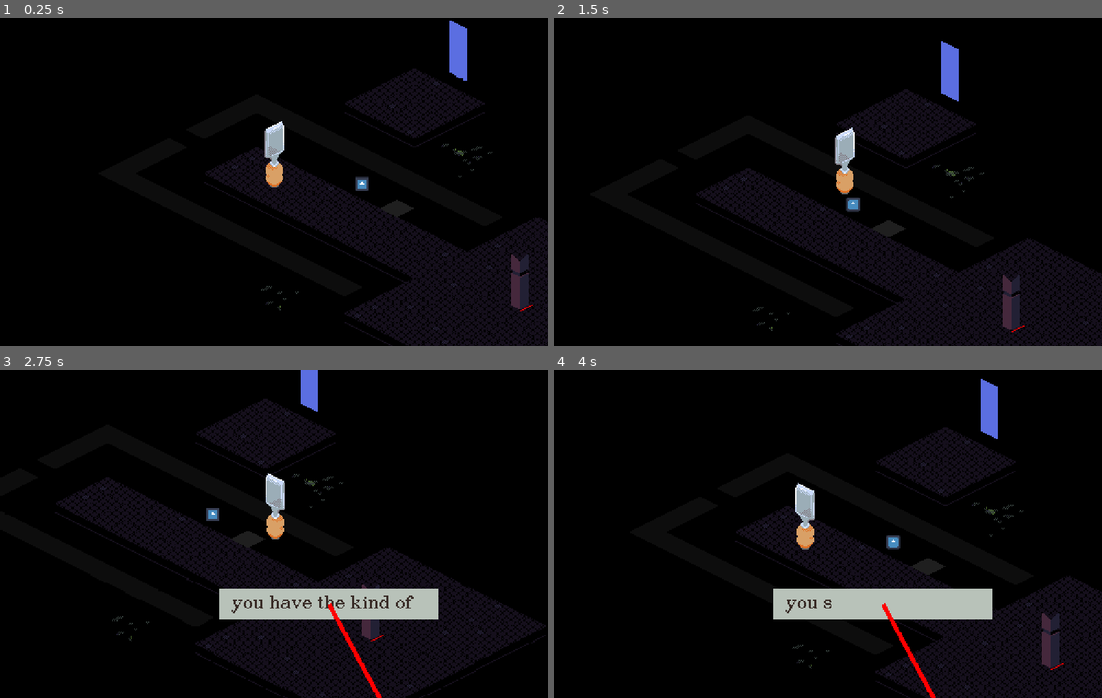
Above: before the commit, frames 1-4 (two rows, left to right).
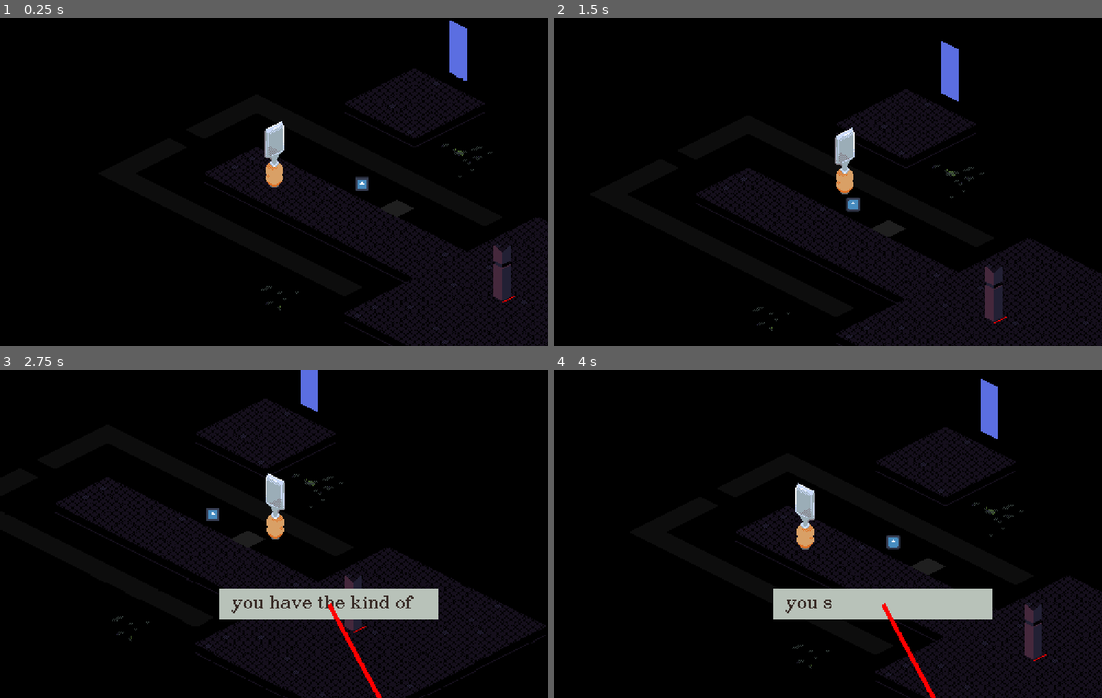
Above: after the commit, the same moments.

Repository: webcatzz/bad-dream
Game: Godot game, scene res://world/test.tscn
Two runs of this game, one before a commit and one after it. Both use one fixed random seed, a clock stepped at 60 frames per second and the inputs below. The engine's default icon, where the game draws it, is replaced by a stand-in: a white triangle on a blue panel in a dark square.
Inputs (mouse positions are in pixels of both pictures, inside the frame that each line leads up to):
- Up to frame 1 (0.25 s): no input
- Up to frame 2 (1.5 s): tap Enter (ui_accept) at 0.5, 0.77 s; move the mouse to (948, 165) at 0.52 s; hold W (move_right) 0.53-1.28 s; hold Shift (shift) 0.53-1.28 s; click (948, 165) at 0.67 s; move the mouse to (718, 198) at 1.27 s; hold S (move_down) from 1.28 s (still down); tap Shift (shift) at 1.35 s
- Up to frame 3 (2.75 s): tap Enter (ui_accept) at 1.52 s; move the mouse to (328, 461) at 2.02 s; release S (move_down) at 2.03 s; hold W (move_right) from 2.03 s (still down); hold Shift (shift) from 2.03 s (still down)
- Up to frame 4 (4 s): move the mouse to (800, 599) at 2.77 s; release W (move_right) at 2.78 s; release Shift (shift) at 2.78 s; hold Q (move_up) 2.78-3.53 s; tap Shift (shift) at 2.85 s; click (800, 599) at 2.92 s; tap Enter (ui_accept) at 3.02, 3.77 s; move the mouse to (992, 583) at 3.52 s; hold A (move_left) from 3.53 s (still down); hold Shift (shift) from 3.53 s (still down)

The runs differ from the first frame. In frame 1, 0.6% of the frame differs, in the area x 90-98%, y 69-90%; in frame 2, 0.6%; in frame 3, 0.3%; in frame 4, 0.6%.

Commit message:
enemy actors now path toward you in battle

Diff:
--- /dev/null
+++ b/node/actor/enemy_actor.gd
@@ -0,0 +1,16 @@
+extends ActorNode
+
+
+func take_turn() -> void:
+	var target: Actor = Game.data.get_leader()
+
+	var path: PackedVector2Array = Battle.astar.get_point_path(data.position, target.position)
+	path.remove_at(0)
+	if path.size() > data.tiles_per_turn: path.resize(data.tiles_per_turn)
+
+	# moving through path
+	for point: Vector2i in path:
+		data.move(point)
+		await get_tree().create_timer(0.2).timeout
+
+	data.turn_ended.emit()
--- a/node/actor/enemy_actor.tscn
+++ b/node/actor/enemy_actor.tscn
@@ -1,13 +1,7 @@
 [gd_scene load_steps=3 format=3 uid="uid://bwr58i81cianq"]
 
 [ext_resource type="PackedScene" uid="uid://bey6fhrbn55h0" path="res://node/actor/actor.tscn" id="1_e6ui2"]
+[ext_resource type="Script" path="res://node/actor/enemy_actor.gd" id="2_wfgyw"]
 
-[sub_resource type="GDScript" id="GDScript_nxsbo"]
-script/source = "extends ActorNode
-
-
-func take_turn() -> void:
-	pass"
-
-[node name="Actor" instance=ExtResource("1_e6ui2")]
-script = SubResource("GDScript_nxsbo")
+[node name="EnemyActor" instance=ExtResource("1_e6ui2")]
+script = ExtResource("2_wfgyw")
--- a/node/astar_draw.gd
+++ b/node/astar_draw.gd
@@ -3,6 +3,7 @@
 
 func _ready() -> void:
 	visible = false
+	z_index = 5
 	Battle.started.connect(update)
 	Battle.ended.connect(set_visible.bind(false))
 
--- a/resource/turn_logic.gd
+++ b/resource/turn_logic.gd
@@ -1,4 +1,4 @@
-class_name TurnLogic
+class_name TurnLogic extends Resource
 
 
 enum Type {
--- a/script/battle.gd
+++ b/script/battle.gd
@@ -16,6 +16,7 @@
 
 var region: Rect2i ## Travellable space.
 var astar: AStarGrid2D ## Pathfinding algorithm.
+var astar_draw: Node2D
 
 
 
@@ -25,7 +26,7 @@
 func start(actors: Array[Actor], region: Rect2i) -> void:
 	active = true
 	self.region = region
-	_generate_astar_grid(region) # generating field grid
+	_generate_astar(region) # generating field grid
 
 	# adding actors
 	for actor: Actor in Game.data.party: add_actor(actor)
@@ -65,14 +66,10 @@
 	current_idx = (current_idx + 1) % order.size()
 	current_actor = order[current_idx] # fetching current actor
 
-	astar.set_point_solid(current_actor.position, false) # updating astar
-
 	if current_actor.health > 0:
 		turn_started.emit(current_actor)
 		await current_actor.take_turn()
 		turn_ended.emit(current_actor)
-
-	astar.set_point_solid(current_actor.position, true) # updating astar
 
 	await get_tree().create_timer(0.25).timeout
 	# moving to next turn
@@ -119,22 +116,31 @@
 func _ready() -> void:
 	add_child(load("res://node/ui/battle.tscn").instantiate()) # ui
 	add_child(load("res://node/battle_camera.gd").new()) # camera
-	add_child(load("res://node/astar_draw.gd").new()) # astar draw
+
+	astar_draw = load("res://node/astar_draw.gd").new()
+	add_child(astar_draw) # astar draw
 
 
 # Updates [member astar] grid to current battle region.
-func _generate_astar_grid(region: Rect2i) -> void:
+func _generate_astar(region: Rect2i) -> void:
 	astar = AStarGrid2D.new()
 	astar.region = region
+	astar.diagonal_mode = AStarGrid2D.DIAGONAL_MODE_NEVER
 	astar.update()
 
+
+
+	# grid from physics
 	var space_state: PhysicsDirectSpaceState2D = Game.get_root().get_world_2d().direct_space_state
 	var point_query := PhysicsPointQueryParameters2D.new()
 
 	for x in region.size.x: for y in region.size.y:
 		var point: Vector2i = Vector2i(x, y) + region.position
+		point_query.position = Iso.from_grid(point)
 
-		point_query.position = Iso.from_grid(point)
-		if space_state.intersect_point(point_query, 1):
-			print(point)
-			astar.set_point_solid(point, true)
+		var intersections: Array[Dictionary] = space_state.intersect_point(point_query)
+		if intersections:
+			for intersection: Dictionary in intersections:
+				if not intersection.collider is ActorNode:
+					astar.set_point_solid(point, true)
+					break
--- a/world/test.tscn
+++ b/world/test.tscn
@@ -7,11 +7,26 @@
 [ext_resource type="PackedScene" uid="uid://be6ge5sg8n6yl" path="res://node/save_point.tscn" id="5_0pweu"]
 [ext_resource type="PackedScene" uid="uid://d0rs3moyicxl5" path="res://node/door.tscn" id="6_ikrja"]
 [ext_resource type="Script" path="res://node/triggers/battle_trigger.gd" id="7_kkk1m"]
-[ext_resource type="PackedScene" uid="uid://bey6fhrbn55h0" path="res://node/actor/actor.tscn" id="8_rky7r"]
+[ext_resource type="PackedScene" uid="uid://bwr58i81cianq" path="res://node/actor/enemy_actor.tscn" id="8_188yt"]
+[ext_resource type="Script" path="res://resource/script/actor.gd" id="9_gy3cr"]
 
 [sub_resource type="SegmentShape2D" id="SegmentShape2D_hh3lc"]
 a = Vector2(48, -32)
 b = Vector2(-64, 24)
+
+[sub_resource type="Resource" id="Resource_74vop"]
+script = ExtResource("9_gy3cr")
+name = "Actor"
+description = "..."
+max_health = 10
+resistance = 0
+evasion = 0.0
+tiles_per_turn = 5
+actions_per_turn = 1
+actions = Array[Resource("res://resource/script/action.gd")]([])
+attributes = Array[Resource("res://resource/script/attribute.gd")]([])
+weak_against = Array[int]([])
+strong_against = Array[int]([])
 
 [sub_resource type="Gradient" id="Gradient_aomc0"]
 colors = PackedColorArray(1, 1, 1, 1, 0, 0, 0, 0)
@@ -68,15 +83,16 @@
 position = Vector2(144, 72)
 collision_layer = 0
 script = ExtResource("7_kkk1m")
-actors = Array[NodePath]([NodePath("../Actor")])
+actors = Array[NodePath]([NodePath("../EnemyActor")])
 region = Rect2i(-5, -1, 11, 11)
 mode = 1
 
 [node name="Shape" type="CollisionShape2D" parent="BattleTrigger"]
 shape = SubResource("SegmentShape2D_hh3lc")
 
-[node name="Actor" parent="." instance=ExtResource("8_rky7r")]
-position = Vector2(224, 112)
+[node name="EnemyActor" parent="." instance=ExtResource("8_188yt")]
+position = Vector2(208, 104)
+data = SubResource("Resource_74vop")
 
 [node name="Light" type="PointLight2D" parent="."]
 visible = false
Binary file changed: asset/test..aseprite
Not shown: 1 places in world/test.tscn that only renumber resources
